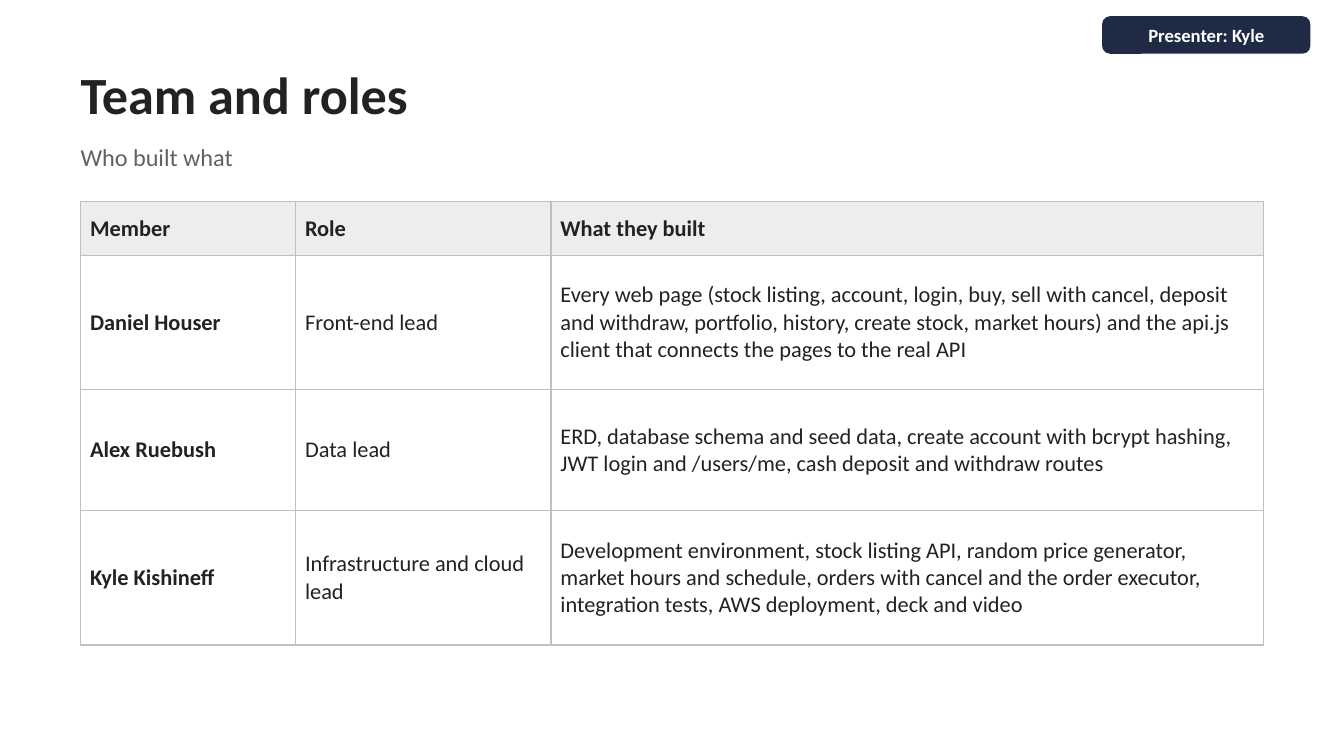
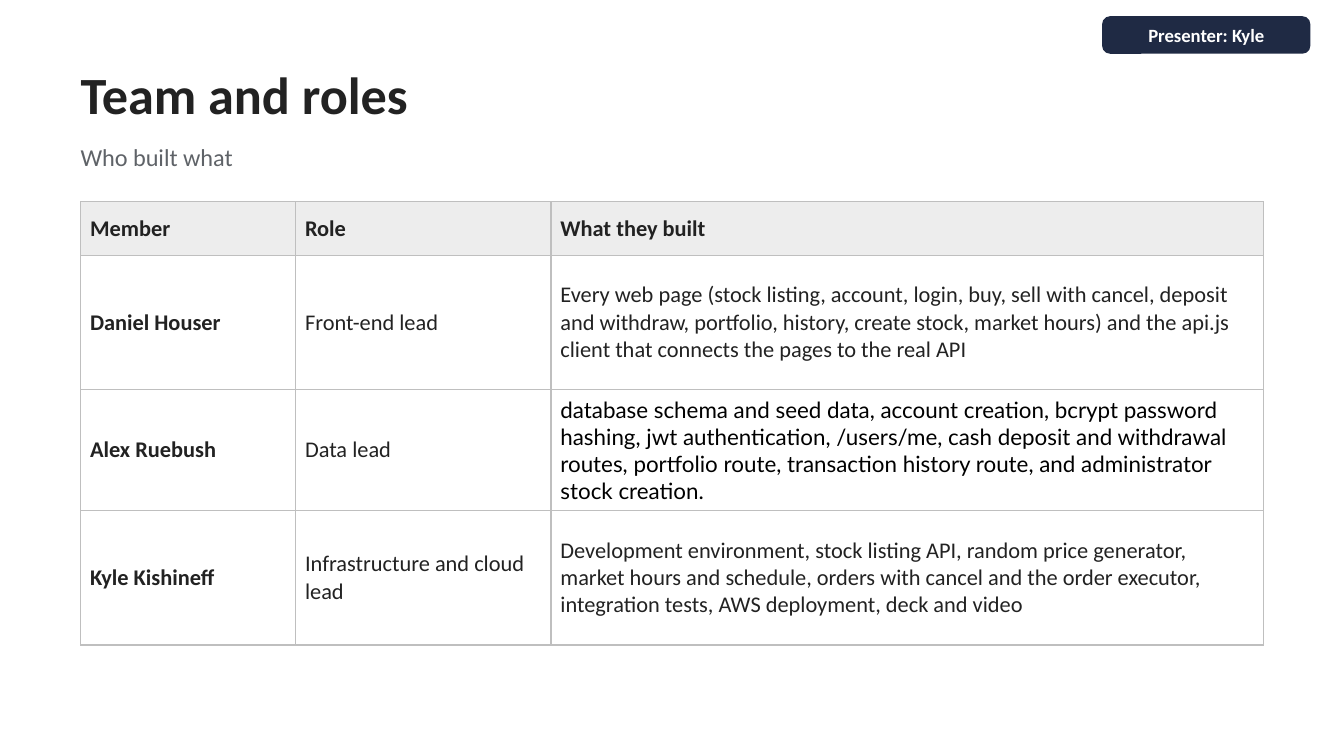
Before and after one commit to kish1212-ASU/IFT401_Capstone_Fall-2026, a slide deck: slide 5 of docs/final build/IFT401_Houser_Ruebush_Kishineff_Final Deck.pptx. Drawn at 1344x756 pixels with LibreOffice and Linux fonts; fonts in the diff are those of the drawing. Boxes give left, top, right and bottom in pixels: in the first picture for what was removed or moved away, otherwise in the second. Text is boxed around its words. In the diff, an @@ line names an element or a change of style, - is before the commit and + after.

```diff
--- a/docs/final build/IFT401_Houser_Ruebush_Kishineff_Final Deck.pptx
+++ b/docs/final build/IFT401_Houser_Ruebush_Kishineff_Final Deck.pptx
@@ table at (x1=81, y1=202, x2=1263, y2=645) @@
-row 3, column 3: ERD, database schema and seed data, create account with bcrypt hashing, JWT login and /users/me, cash deposit and withdraw routes
+row 3, column 3: database schema and seed data, account creation, bcrypt password hashing, jwt authentication, /users/me, cash deposit and withdrawal routes, portfolio route, transaction history route, and administrator stock creation.
```
Also in this commit, not shown: 9 other slides changed.
